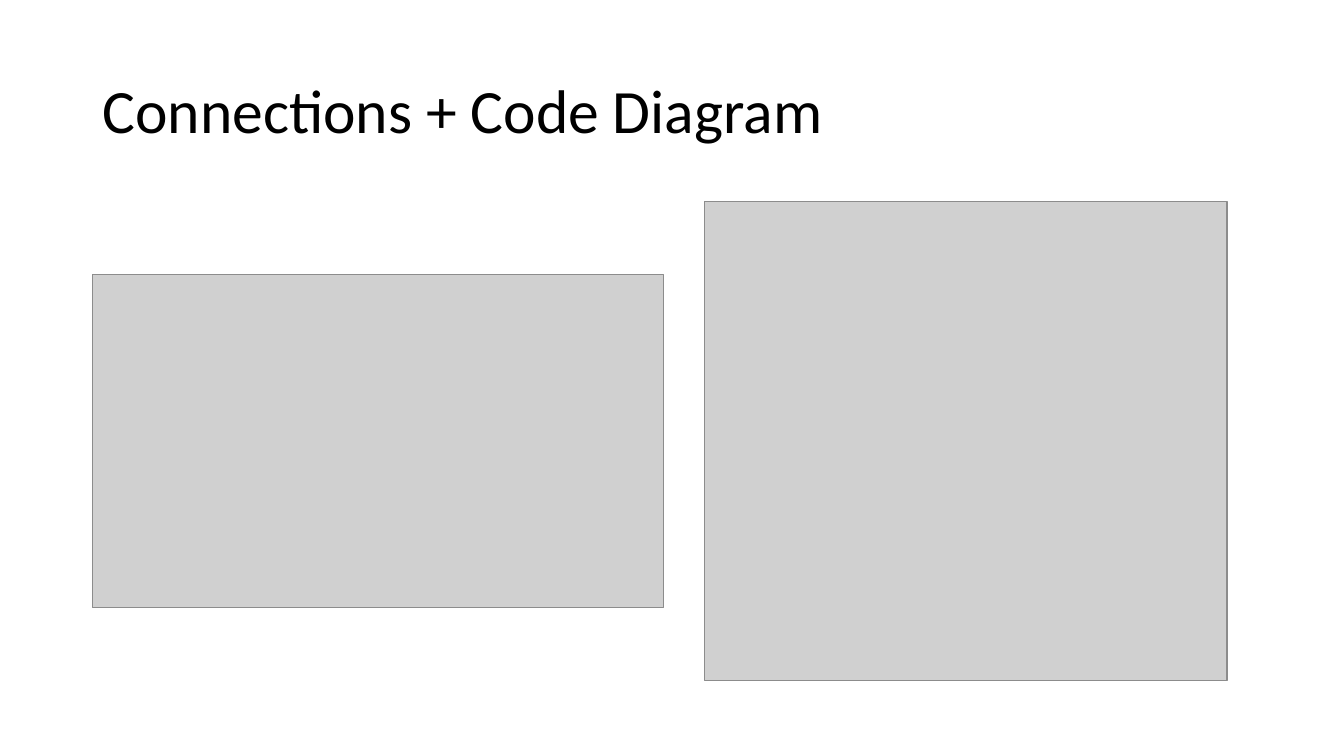
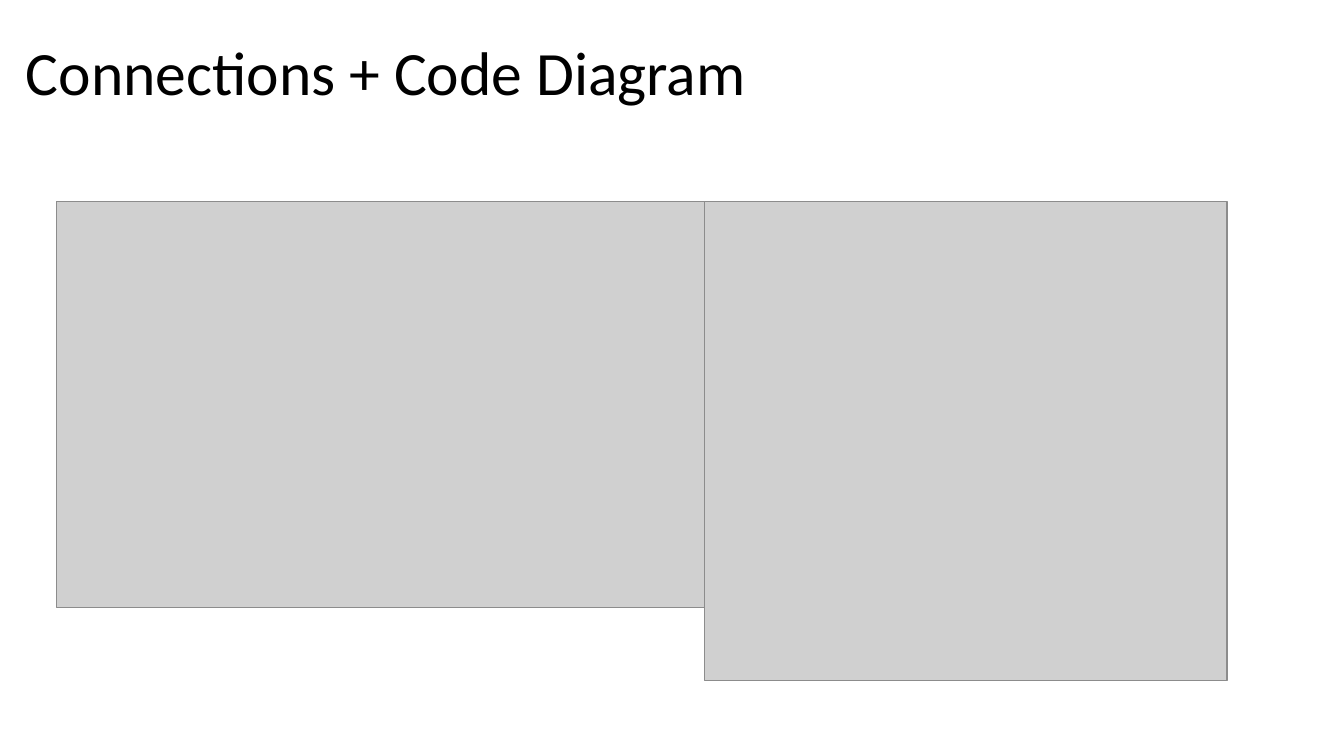
Before and after one commit to imatlopez/Fitbrick, a slide deck: slide 2 of Presentation.pptx. Drawn at 1344x756 pixels with LibreOffice and Linux fonts; fonts in the diff are those of the drawing; grey boxes stand for pictures. Boxes give left, top, right and bottom in pixels: in the first picture for what was removed or moved away, otherwise in the second. Text is boxed around its words. In the diff, an @@ line names an element or a change of style, - is before the commit and + after.

```diff
--- a/Presentation.pptx
+++ b/Presentation.pptx
@@ title "Connections + Code Diagram": place and size @@
-title "Connections + Code Diagram" at (102,90,822,144)
+title "Connections + Code Diagram" at (26,52,745,106)
@@ picture: place and size @@
-picture at (93,274,664,608)
+picture at (56,202,753,608)
```
Also in this commit, not shown: 4 slides added, 1 slide removed.
